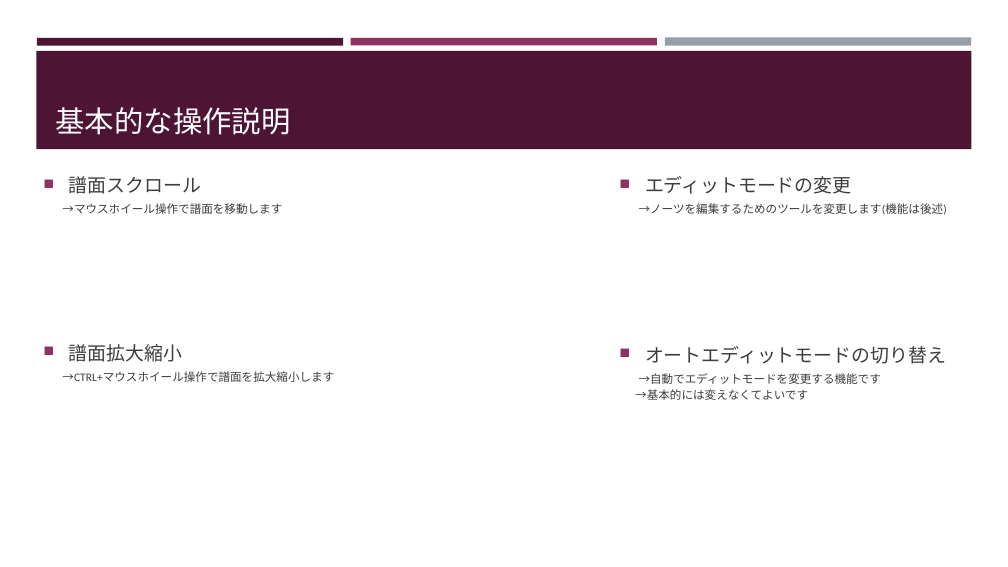
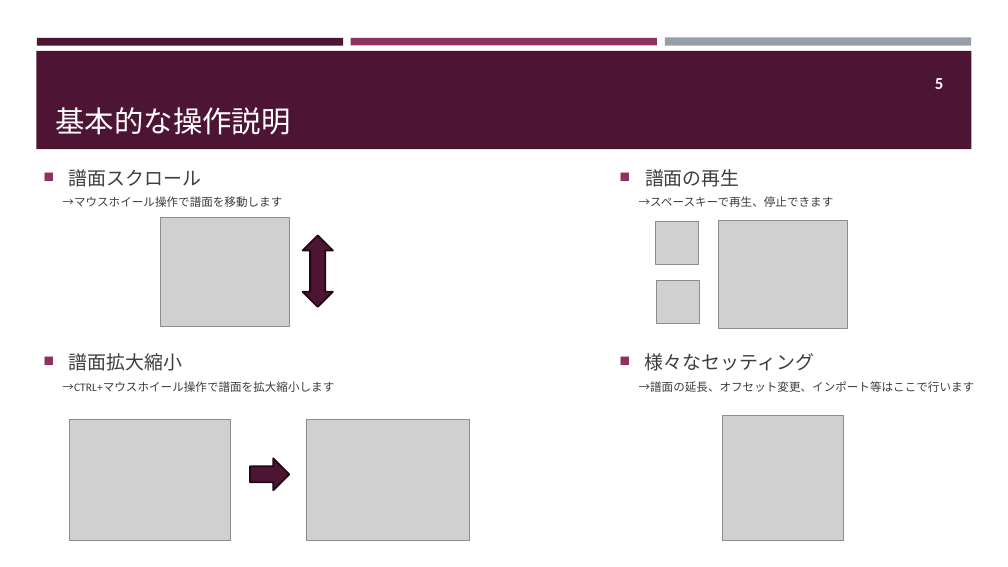
Before and after one commit to mumiroMurorin/MURORYTHM_DIMENTION, a slide deck: slide 6 of Assets/ChartEditor/Texture/Explanation/ChartEditor説明書.pptx (slide 5 before the commit). Drawn at 1008x567 pixels with LibreOffice and Linux fonts; fonts in the diff are those of the drawing; grey boxes stand for pictures. Boxes give left, top, right and bottom in pixels: in the first picture for what was removed or moved away, otherwise in the second. Text is boxed around its words. In the diff, an @@ line names an element or a change of style, - is before the commit and + after.

```diff
--- a/Assets/ChartEditor/Texture/Explanation/ChartEditor説明書.pptx
+++ b/Assets/ChartEditor/Texture/Explanation/ChartEditor説明書.pptx
@@ page number added at bbox=[935, 78, 943, 89], 16 pt, text #FFFFFF, bold @@
+5
@@ text "譜面スクロール": place and size @@
-text "譜面スクロール" at bbox=[62, 176, 282, 214]
+text "譜面スクロール" at bbox=[62, 169, 282, 207]
@@ text at bbox=[639, 169, 834, 207]: text changed @@
-■ エディットモードの変更
-→ノーツを編集するためのツールを変更します(機能は後述)
+■ 譜面の再生
+→スペースキーで再生、停止できます
@@ picture added at bbox=[161, 218, 290, 326] @@
@@ up down arrow added at bbox=[302, 235, 333, 306], fill #4D1434, outline #220917 1.75 pt @@
@@ picture added at bbox=[656, 222, 699, 265] @@
@@ picture added at bbox=[719, 220, 848, 328] @@
@@ picture added at bbox=[656, 281, 699, 324] @@
@@ text "譜面拡大縮小": place and size @@
-text "譜面拡大縮小" at bbox=[62, 344, 334, 382]
+text "譜面拡大縮小" at bbox=[62, 353, 334, 392]
@@ text removed at bbox=[635, 346, 946, 400] @@
-■ オートエディットモードの切り替え
-→自動でエディットモードを変更する機能です
-→基本的には変えなくてよいです
@@ text added at bbox=[639, 353, 975, 392], 11 pt, text #3D3D3D @@
+■ 様々なセッティング
+→譜面の延長、オフセット変更、インポート等はここで行います
@@ picture added at bbox=[723, 416, 843, 541] @@
@@ picture added at bbox=[70, 420, 231, 540] @@
@@ picture added at bbox=[306, 420, 470, 540] @@
@@ right arrow added at bbox=[250, 458, 290, 490], fill #4D1434, outline #220917 1.75 pt @@
```
Also in this commit, not shown: 10 other slides changed, 4 slides added, 3 slides removed, 39 other files.
